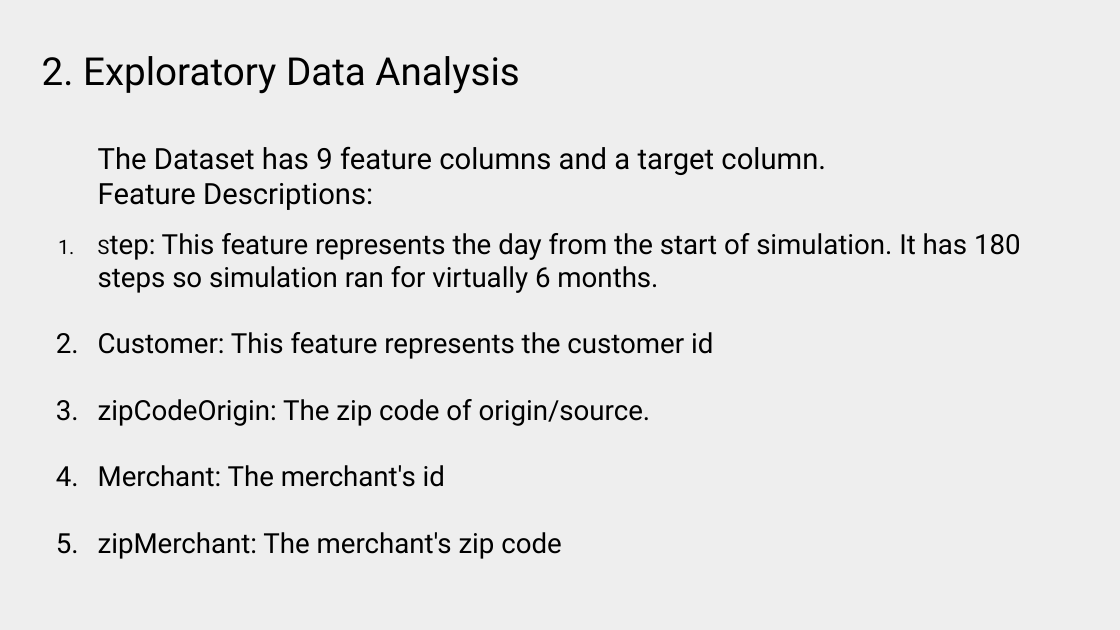
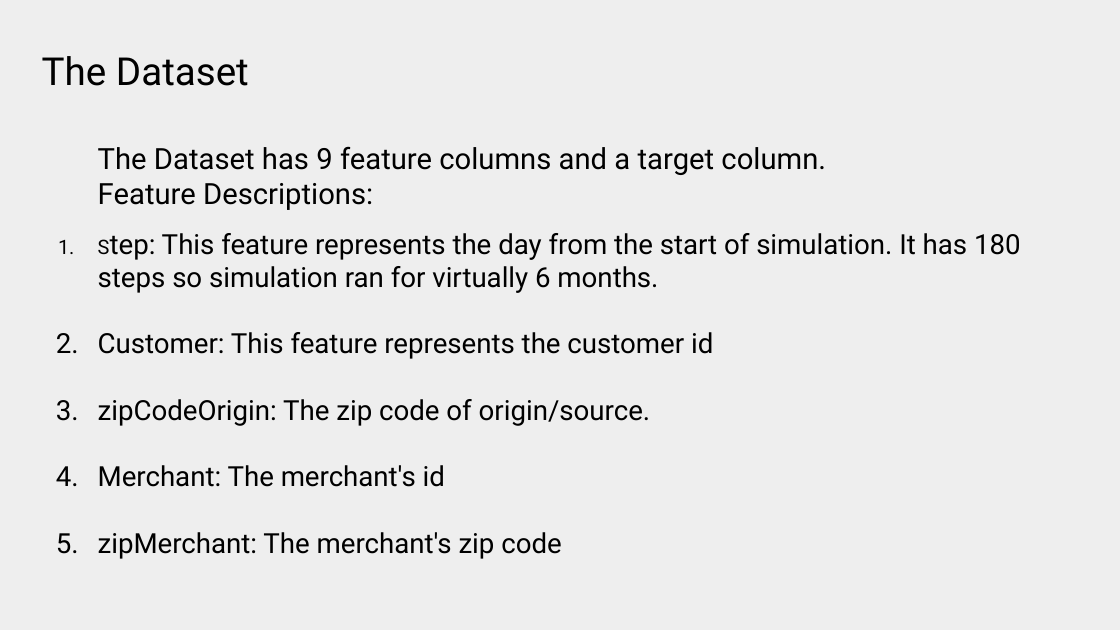
Before and after one commit to Maitha-mo/sampleGuys_final-project_dsml2021, a slide deck: slide 7 of Sample Guys _ Demo Day _ AstroLabs DS ML Bootcamp Oct Nov 2021.pptx. Drawn at 1120x630 pixels with LibreOffice and Linux fonts; fonts in the diff are those of the drawing. Boxes give left, top, right and bottom in pixels: in the first picture for what was removed or moved away, otherwise in the second. Text is boxed around its words. In the diff, an @@ line names an element or a change of style, - is before the commit and + after.

```diff
--- a/Sample Guys _ Demo Day _ AstroLabs DS ML Bootcamp Oct Nov 2021.pptx
+++ b/Sample Guys _ Demo Day _ AstroLabs DS ML Bootcamp Oct Nov 2021.pptx
@@ title at [42, 56, 249, 86]: text changed @@
-2. Exploratory Data Analysis
+The Dataset
```
Also in this commit, not shown: 5 other slides changed, 19 slides added, 12 slides removed.
